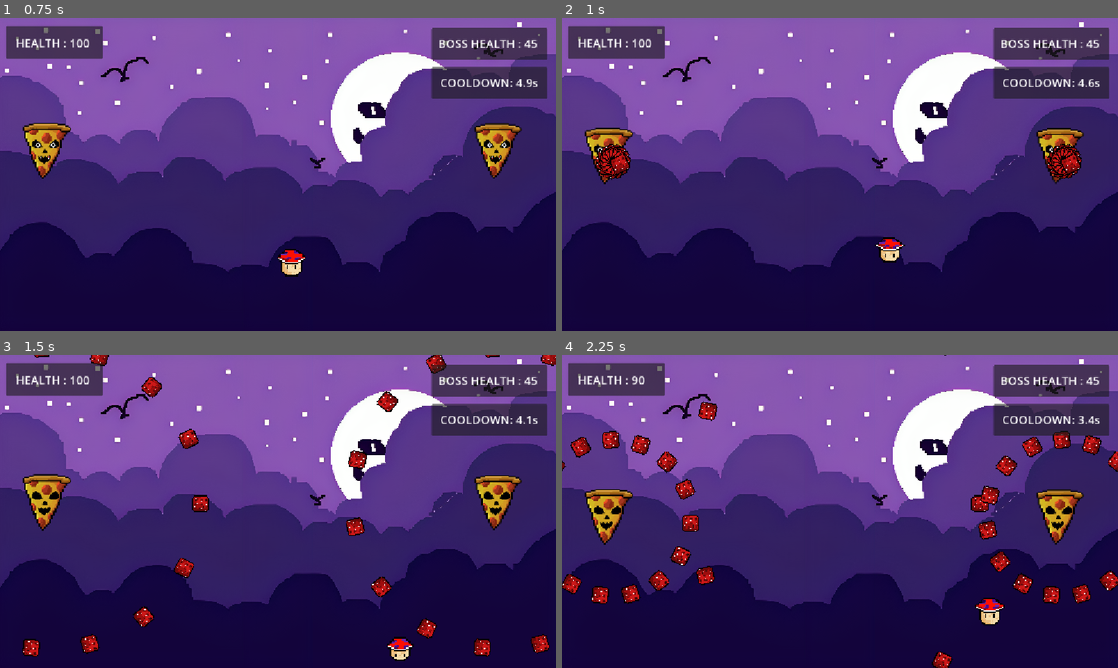
Above: before the commit, frames 1-4 (two rows, left to right).
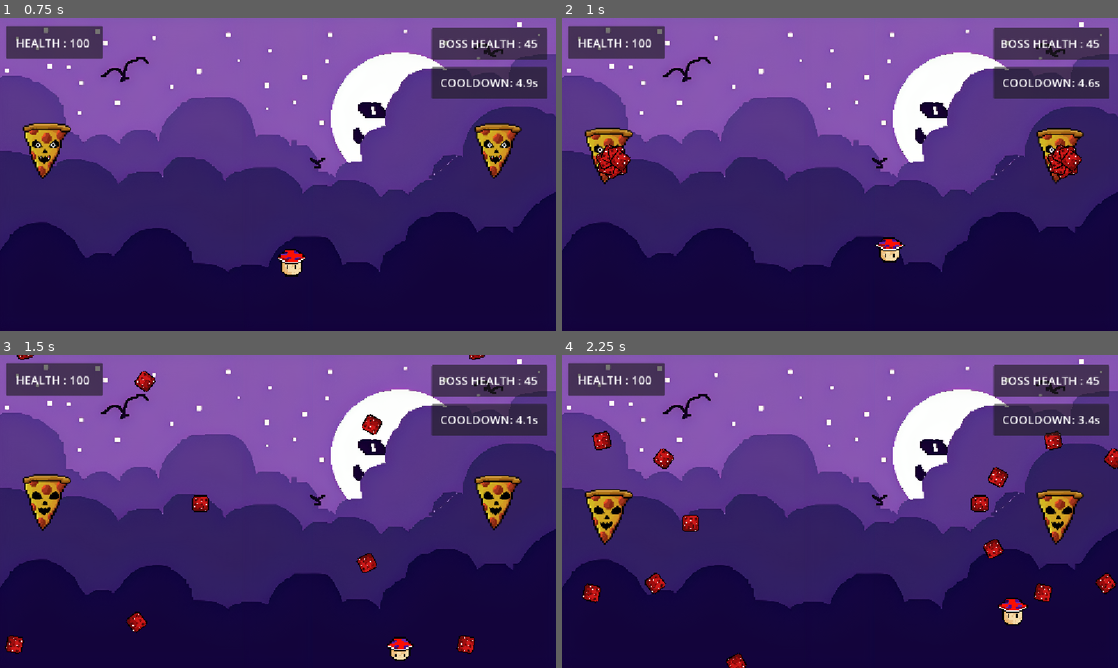
Above: after the commit, the same moments.

Repository: KuaJunWen/Boink-
Game: Godot game, scene res://game.tscn
The game is run twice, just before and just after one commit, with the same random seed, the same clock (stepped at 60 frames per second) and the same inputs.
Inputs:
- Up to frame 1 (0.75 s): tap Enter (ui_accept) at 0.5 s; hold D (right) from 0.53 s (still down); tap F at 0.6 s
- Up to frame 2 (1 s): keep holding D (right); tap Enter (ui_accept) at 0.77 s
- Up to frame 3 (1.5 s): keep holding D (right); tap F at 1.35 s
- Up to frame 4 (2.25 s): tap Enter (ui_accept) at 1.52 s; release D (right) at 2.03 s; hold A (left) from 2.03 s (still down); tap F at 2.1 s

Frame 1 is identical in both runs. In frame 2, 0.8% of the frame differs, in the area x 5-94%, y 40-52%; in frame 3, 3.3%; in frame 4, 5.3%, in the area x 0-100%, y 0-100%.

Commit message:
1

Diff:
--- a/shooting_point.tscn
+++ b/shooting_point.tscn
@@ -9,7 +9,7 @@
 @onready var shoot_timer = $\"Shoot timer\"
 @onready var rotator = $Rotator
 
-const spawn_point_count = 15
+const spawn_point_count = 7
 const radius = 10
 @export var move_offset := Vector2(0, 200) # Distance and direction to move
 @export var duration := 5.0 # Time in seconds to reach the end
Not shown, changed: INDEX/index.apple-touch-icon.png.import
Not shown, changed: INDEX/index.icon.png.import
Not shown, changed: INDEX/index.png.import
Not shown, changed: INDEX/index.pck
Not shown, added: boink!.zip
